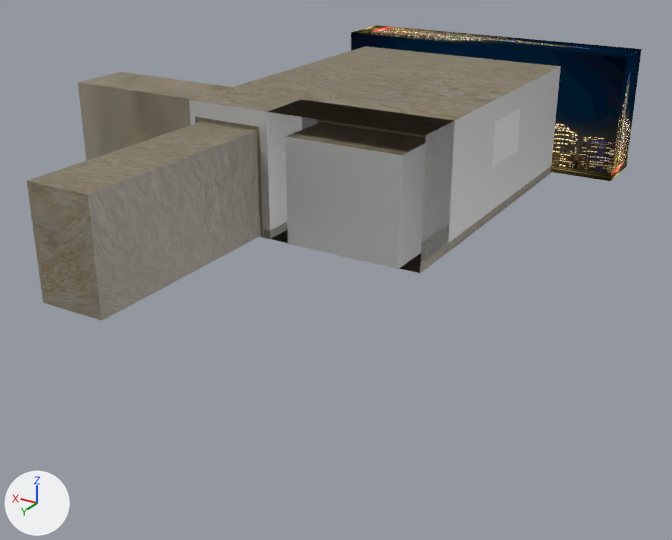
Renders of the Blender file YearOfFearModels/bed.blend from each side of a commit.
Both versions are drawn from a 50 mm lens placed at (-34.9, 78.1, 28.5), pointed at (9.5, 4.1, -8.4). Lighting does not change. The marker at lower left points along +X, +Y and +Z.
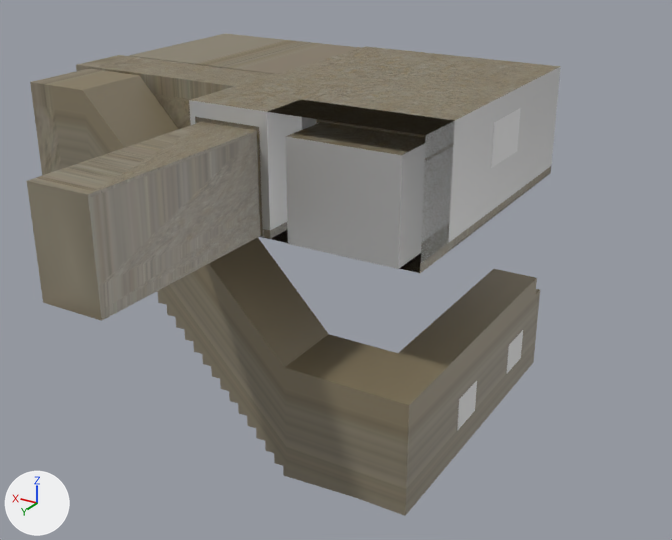
Changed parts and their boxes [x1, y1, x2, y2] in the pictures (672 x 540 px):
'Plane.003', reshaped (75% taller): before [27, 46, 561, 321]; after [27, 34, 561, 516]
'Cube.024', reshaped, moved, rescaled, turned (not visible afterwards): before [351, 25, 641, 181]
'Cube.011', moved (not visible before): after [457, 380, 477, 430]
'Cube.010', moved (not visible before): after [506, 330, 523, 374]
part 2 of me_plane_003, added: after [27, 34, 559, 516]
part 3 of me_plane_003, surface changed: [30, 46, 561, 300] in both

The change, as a list of edits to the scene's bpy script:
```text
Change me_cube_028:
    used by ob_cube_024; location = (5.9, -22.2, 12.3); rotation_euler = (0.0, 3.142, 0.0), in degrees (0, 180, 0)
    remove me_cube_028.from_pydata(...)  # 8 vertices, 6 faces; spans x -16.4..16.4, y -5.0..1.4, z 1.7..15.0
    remove me_cube_028.materials.append(mat_material_002)  # picture img_last_tower_nightvision_copy_large_jpg
    add me_cube_028.from_pydata(...)  # 20 vertices, 18 faces; spans x -0.1..0.1, y -3.1..3.1, z -2.0..2.0
    me_cube_028 part 1: 8 vertices removed from x -16.4..16.4, y -5.0..1.4, z 1.7..15.0
Change me_plane_003:
    used by ob_plane_003; location = (4.7, 2.5, -0.3)
    remove me_plane_003.from_pydata(...)  # 622 vertices, 612 faces; spans x -11.0..30.6, y -15.7..34.0, z 0.0..11.0
    add me_plane_003.from_pydata(...)  # 1656 vertices, 1639 faces; spans x -11.3..30.6, y -15.7..34.0, z -22.4..11.0
    me_plane_003 part 2: 1034 vertices added at x -11.3..30.6, y -15.7..34.0, z -22.4..11.0
    me_plane_003 part 3: 559 kept faces spanning x -11.0..30.6, y -15.7..34.0, z 0.0..11.0 get new texture (UV) coordinates
Change ob_cube_024:
    ob_cube_024.rotation_euler: (0.0, 3.142, 0.0) -> (0.0, 0.0, 0.0)  # degrees (0, 180, 0) -> degrees (0, 0, 0)
    ob_cube_024.location: (5.9, -22.2, 12.3) -> (35.2, 7.9, 6.7)
    ob_cube_024.scale: (1.0, 1.0, 1.0) -> (0.929, 0.543, 0.653)
Change ob_cube_011:
    ob_cube_011.location: (14.1, 8.5, 4.3) -> (-6.5, 6.9, -17.7)
Change ob_cube_010:
    ob_cube_010.location: (11.9, 18.2, 4.3) -> (-6.5, -5.4, -17.7)
```
